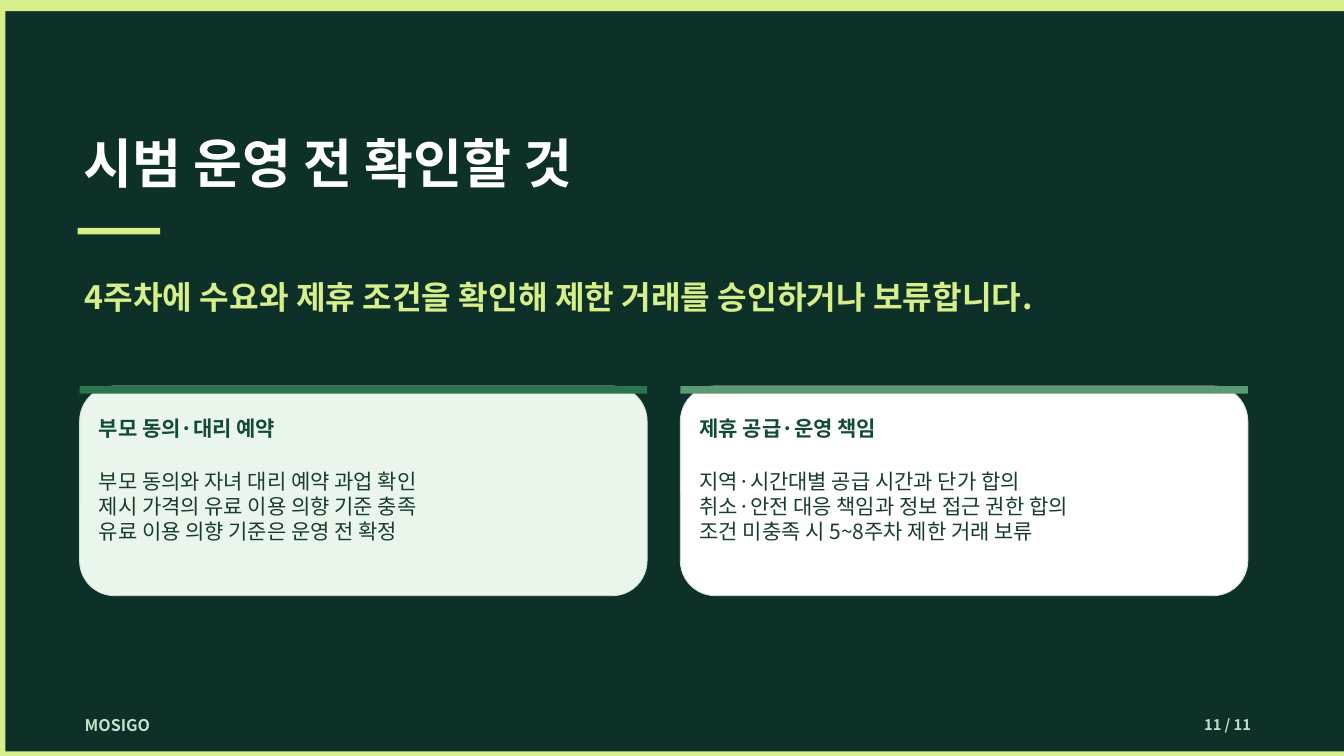
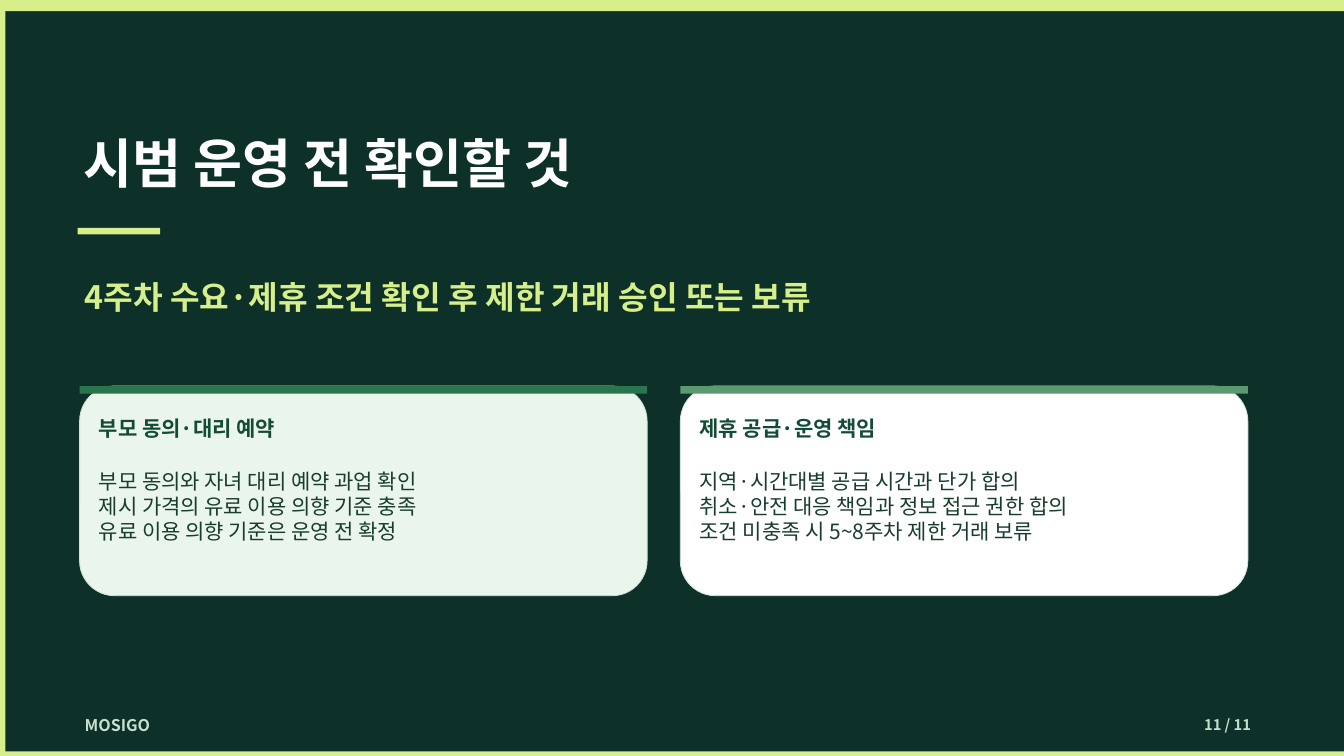
Before and after one commit to dohyunkimmm/mosigo-case-study, a slide deck: slide 11 of downloads/mosigo_report.pptx. Drawn at 1344x756 pixels with LibreOffice and Linux fonts; fonts in the diff are those of the drawing. Boxes give left, top, right and bottom in pixels: in the first picture for what was removed or moved away, otherwise in the second. Text is boxed around its words. In the diff, an @@ line names an element or a change of style, - is before the commit and + after.

```diff
--- a/downloads/mosigo_report.pptx
+++ b/downloads/mosigo_report.pptx
@@ text at [85, 282, 811, 312]: text changed @@
-4주차에 수요와 제휴 조건을 확인해 제한 거래를 승인하거나 보류합니다.
+4주차 수요·제휴 조건 확인 후 제한 거래 승인 또는 보류
```
Also in this commit, not shown: 2 other slides changed, 21 other files.
